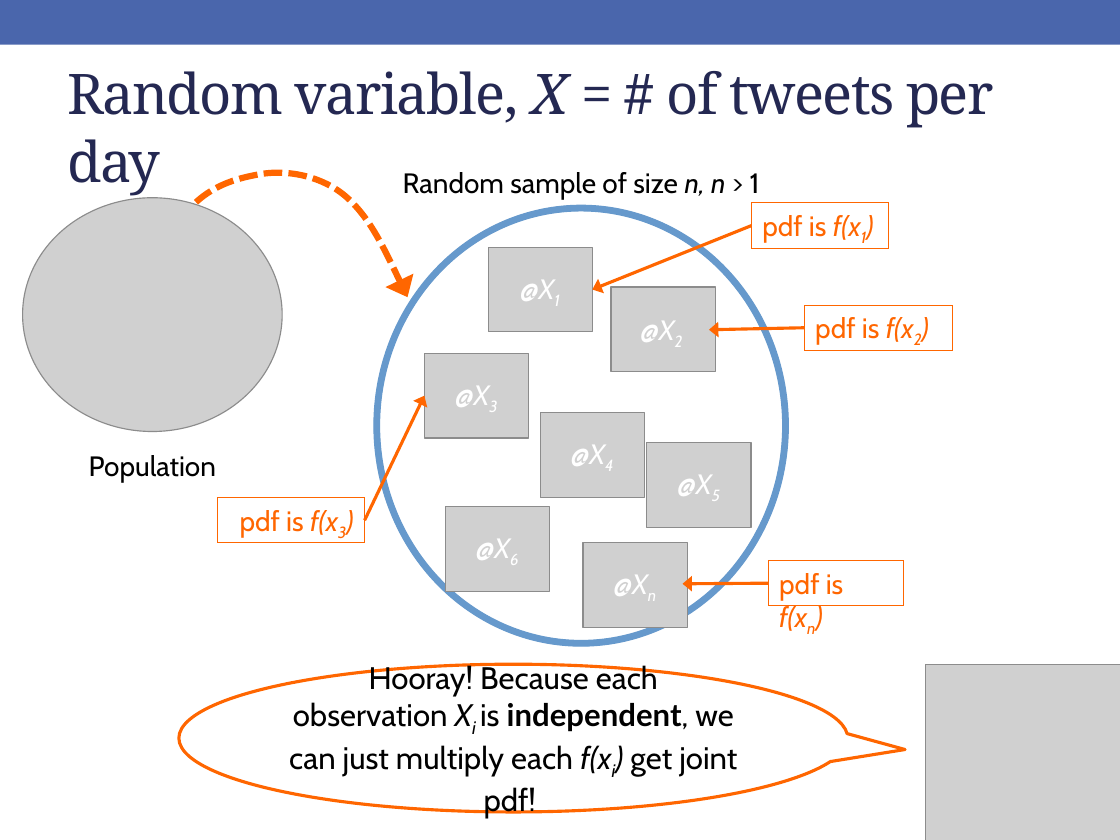
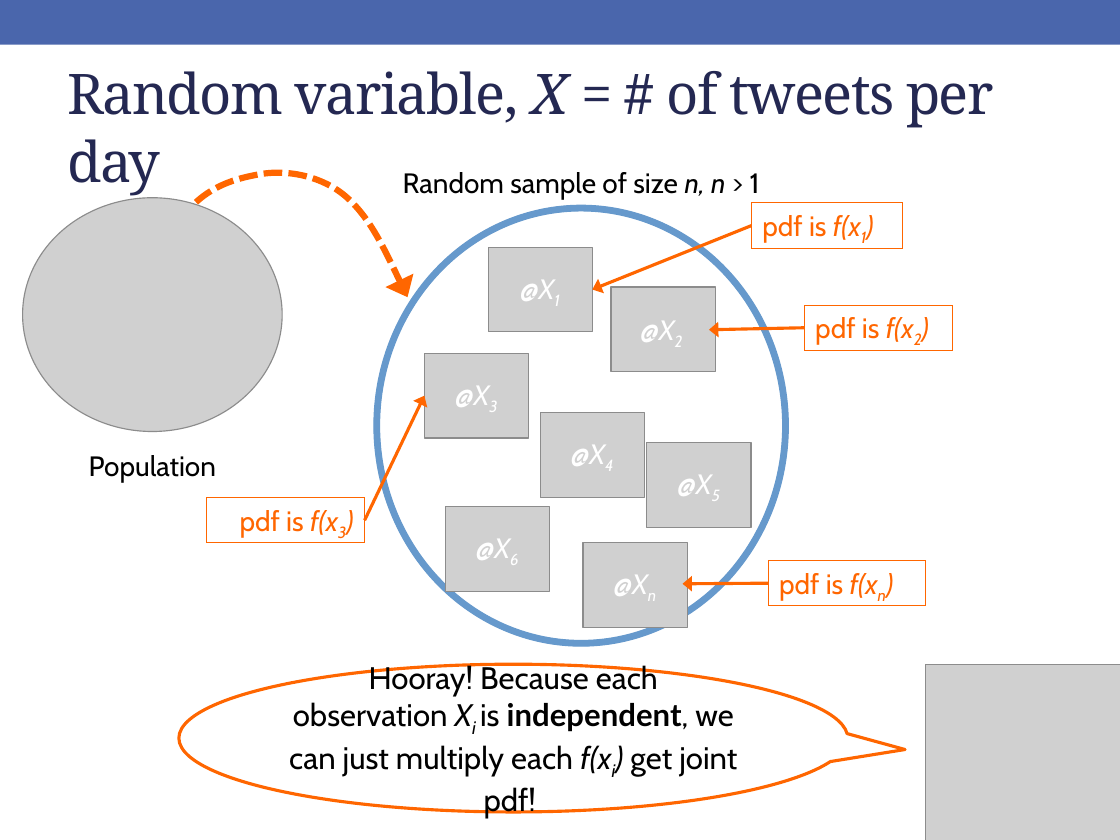
Before and after one commit to rebeccal/ohsu-math630, a slide deck: slide 11 of slides/cm042.pptx. Drawn at 1120x840 pixels with LibreOffice and Linux fonts; fonts in the diff are those of the drawing; grey boxes stand for pictures. Boxes give left, top, right and bottom in pixels: in the first picture for what was removed or moved away, otherwise in the second. Text is boxed around its words. In the diff, an @@ line names an element or a change of style, - is before the commit and + after.

```diff
--- a/slides/cm042.pptx
+++ b/slides/cm042.pptx
@@ rectangle "pdf is f(x1)": place and size @@
-rectangle "pdf is f(x1)" at <box>752,203,888,248</box>
+rectangle "pdf is f(x1)" at <box>752,203,903,248</box>
@@ rectangle "pdf is f(x3)": place and size @@
-rectangle "pdf is f(x3)" at <box>217,497,364,542</box>
+rectangle "pdf is f(x3)" at <box>206,497,364,542</box>
@@ rectangle "pdf is f(xn)": place and size @@
-rectangle "pdf is f(xn)" at <box>768,561,904,606</box>
+rectangle "pdf is f(xn)" at <box>768,561,926,606</box>
```
Also in this commit, not shown: 15 other slides changed, 4 other files.
